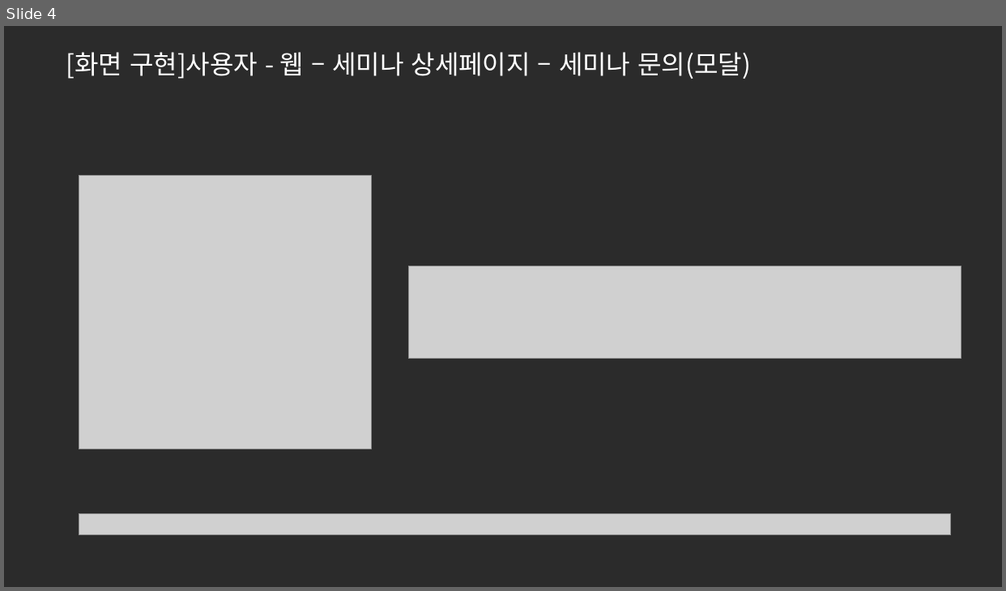
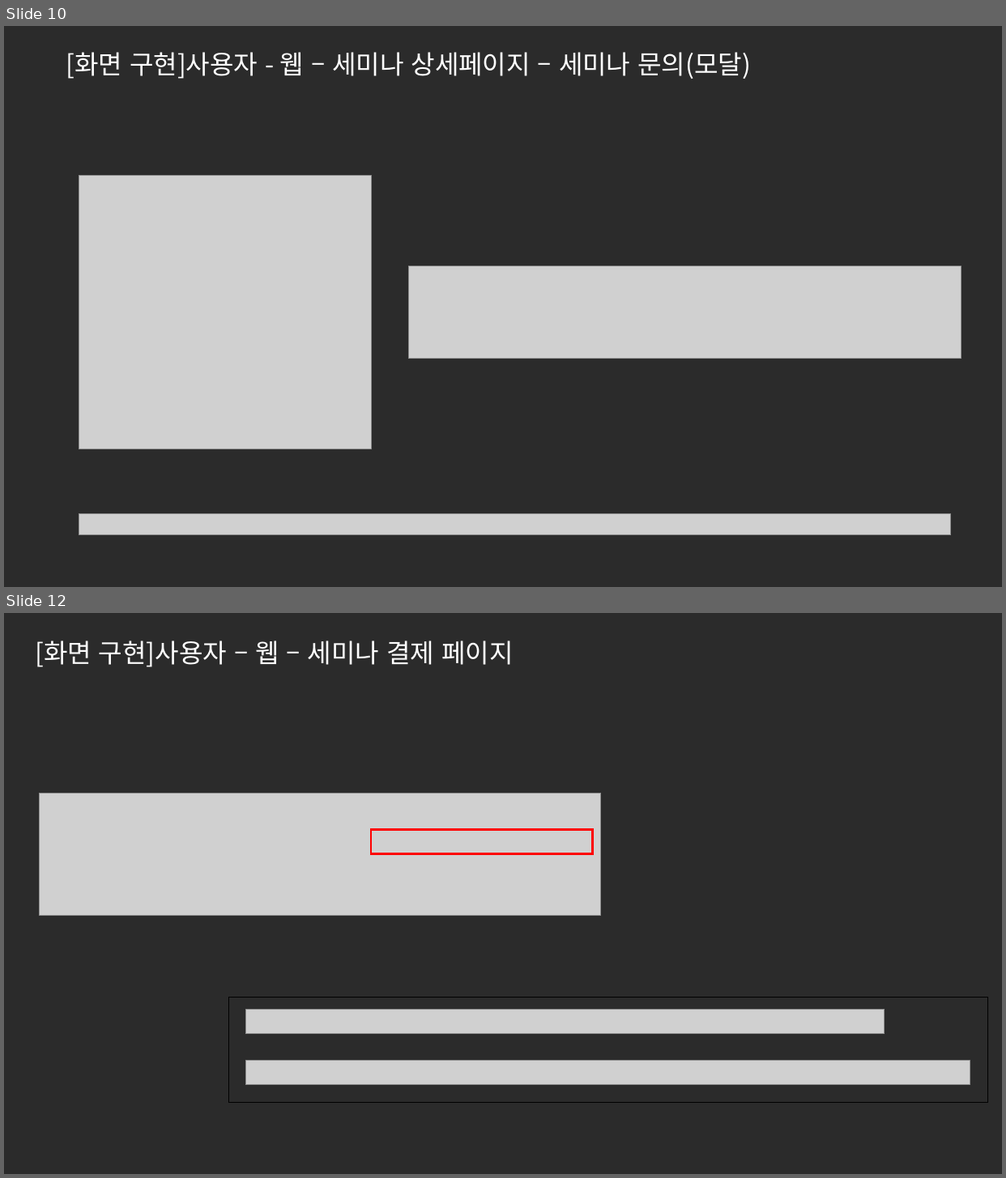
Before and after one commit to ezenteam2/e-Zone, a slide deck: 0 발표용 파워포인트/0501 5차발표/0501 project05 - 파워포인트 - 서희.pptx. Shown one above the other, each under a label of ours: slide 4 before the commit, slides 10 and 12 after it; the slides between them are not shown. The pictures are 1006x591 and 1006x1178 pixels, drawn with LibreOffice and Linux fonts; fonts in the diff are those of the drawing; grey boxes stand for pictures; background and template pictures are left out; a plain dark background stands for a picture behind light text. Boxes give left, top, right and bottom in pixels: in the first picture for what was removed or moved away, otherwise in the second. Text is boxed around its words. In the diff, an @@ line names an element or a change of style, - is before the commit and + after.

```diff
--- a/0 발표용 파워포인트/0501 5차발표/0501 project05 - 파워포인트 - 서희.pptx
+++ b/0 발표용 파워포인트/0501 5차발표/0501 project05 - 파워포인트 - 서희.pptx
@@ slide 12 added at [4,613,1002,1174], background picture (left out) @@
@@ text added at [35,641,513,667], 25 pt, text #FFFFFF @@
+[화면 구현]사용자 – 웹 – 세미나 결제 페이지
@@ picture added at [39,793,601,915] @@
@@ rectangle added at [371,829,592,854], outline #FF0000 2.25 pt @@
@@ rectangle added at [228,997,987,1102], outline #000000 0.5 pt @@
@@ picture added at [246,1009,885,1033] @@
@@ picture added at [246,1061,970,1084] @@
@@ what was slide 4 is now slide 10 @@
```
Also in this commit, not shown: 2 slides changed, 8 other slides added.
